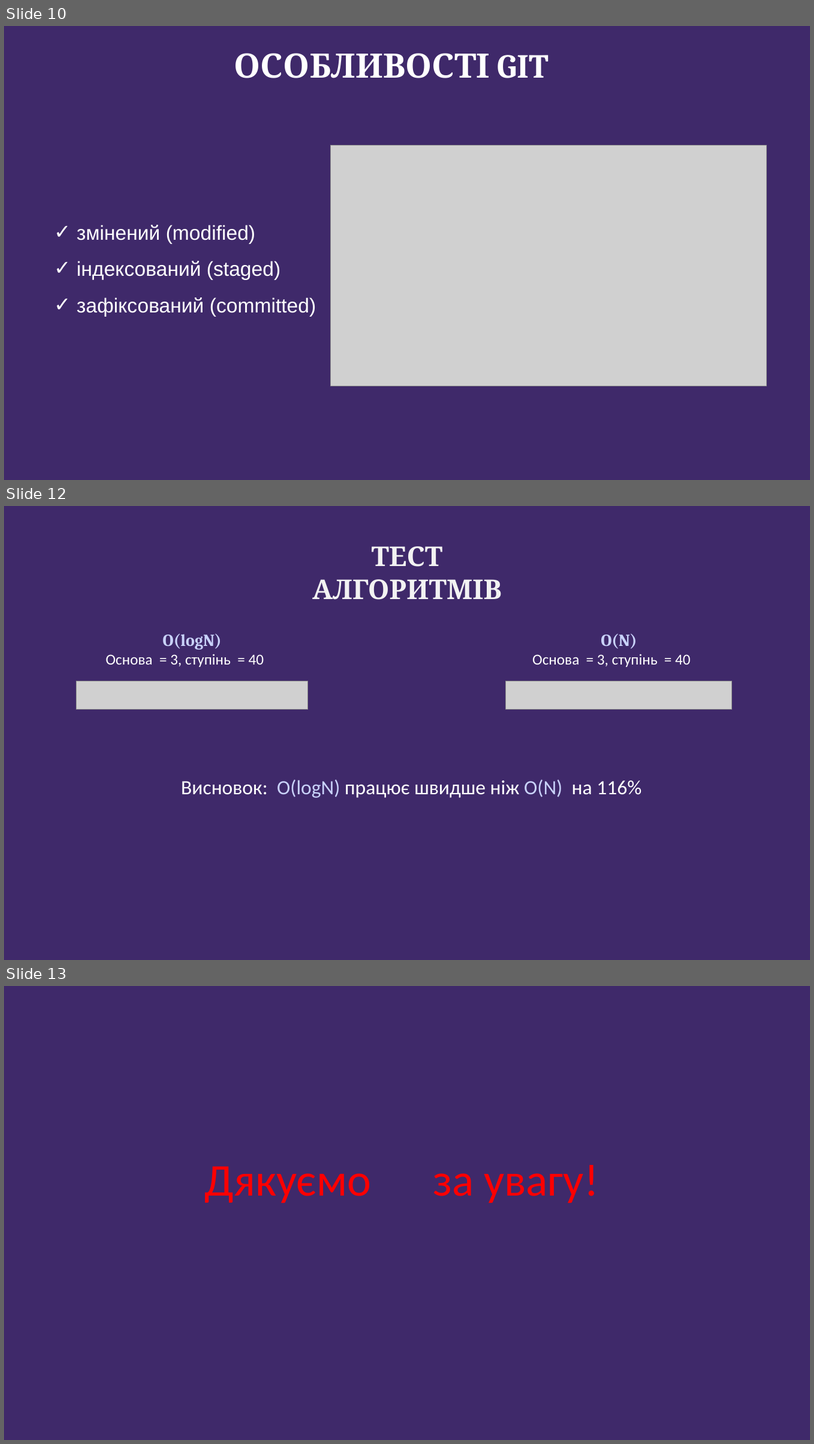
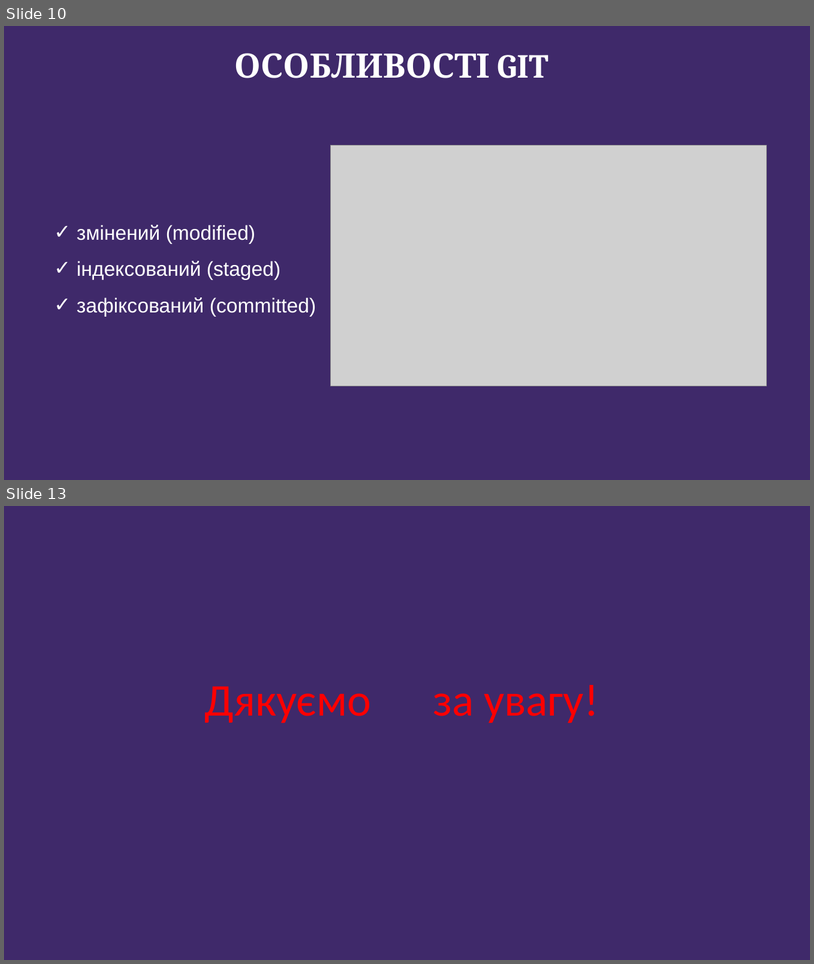
Before and after one commit to ArtemKlym/git_presentation, a slide deck: Git_1 part.pptx. Shown one above the other, each under a label of ours: slides 10, 12 and 13 before the commit, slides 10 and 13 after it; the slides between them are not shown. The pictures are 814x1444 and 814x964 pixels, drawn with LibreOffice and Linux fonts; fonts in the diff are those of the drawing; grey boxes stand for pictures; background and template pictures are left out. Boxes give left, top, right and bottom in pixels: in the first picture for what was removed or moved away, otherwise in the second. Text is boxed around its words. In the diff, an @@ line names an element or a change of style, - is before the commit and + after.

```diff
--- a/Git_1 part.pptx
+++ b/Git_1 part.pptx
@@ slide 12 removed at [4,506,810,960], background picture (left out) @@
@@ title removed at [312,546,502,600] @@
-ТЕСТ АЛГОРИТМІВ
@@ text removed at [106,634,264,667] @@
-O(logN)
-Основа = 3, ступінь = 40
@@ text removed at [533,634,691,667] @@
-O(N)
-Основа = 3, ступінь = 40
@@ picture removed at [77,681,308,709] @@
@@ picture removed at [506,681,732,709] @@
@@ text removed at [181,779,642,798] @@
-Висновок: O(logN) працює швидше ніж O(N) на 116%
```
Also in this commit, not shown: 2 slides added, 1 other slide removed.
